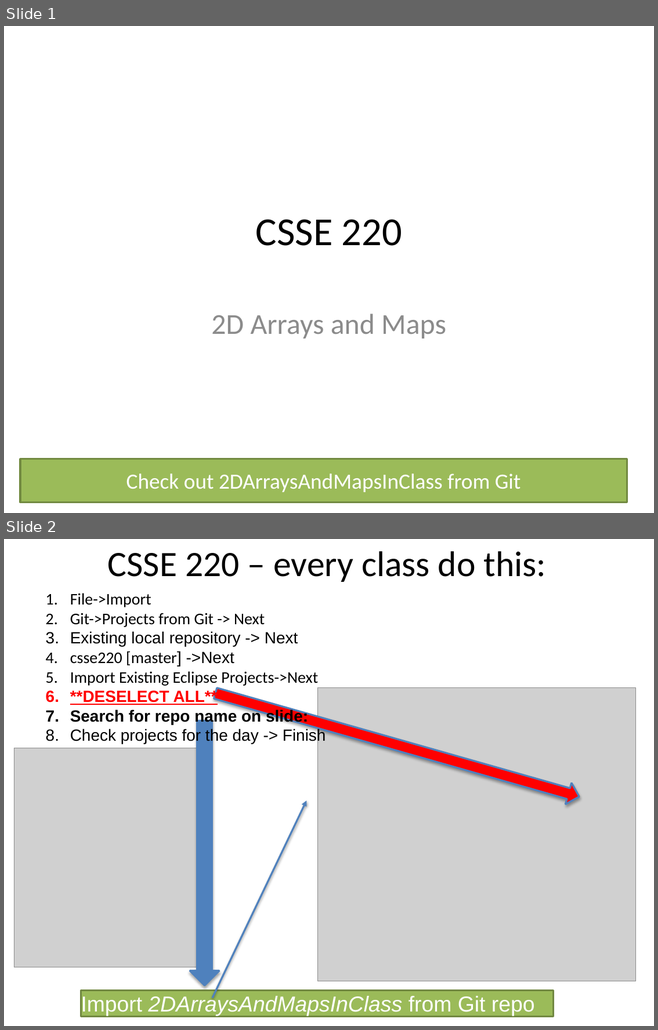
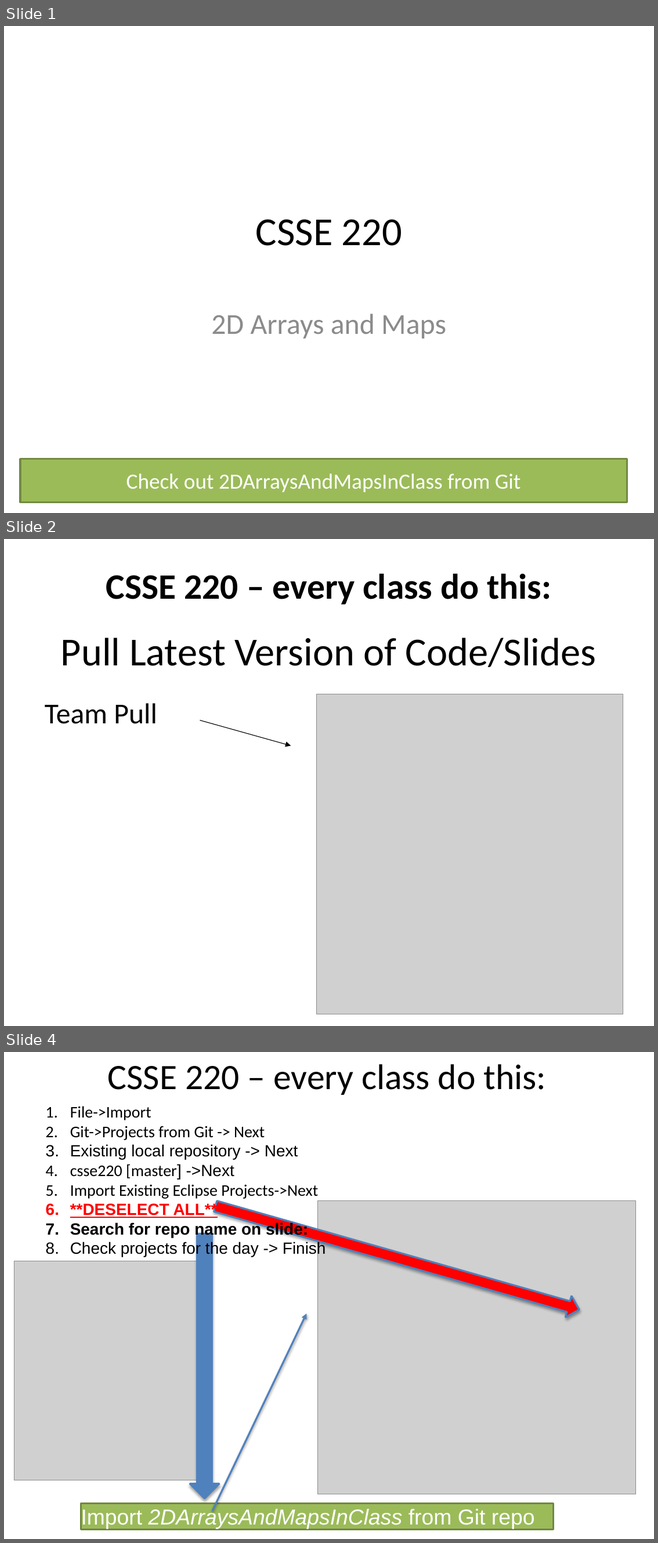
Before and after one commit to RHIT-CSSE/csse220, a slide deck: ClassMaterials/2DArraysAndMaps/Slides/2D Arrays and Maps.pptx. Shown one above the other, each under a label of ours: slides 1 and 2 before the commit, slides 1, 2 and 4 after it; the slides between them are not shown. The pictures are 658x1030 and 658x1543 pixels, drawn with LibreOffice and Linux fonts; fonts in the diff are those of the drawing; grey boxes stand for pictures. Boxes give left, top, right and bottom in pixels: in the first picture for what was removed or moved away, otherwise in the second. Text is boxed around its words. In the diff, an @@ line names an element or a change of style, - is before the commit and + after.

```diff
--- a/ClassMaterials/2DArraysAndMaps/Slides/2D Arrays and Maps.pptx
+++ b/ClassMaterials/2DArraysAndMaps/Slides/2D Arrays and Maps.pptx
@@ slide 2 added at (4, 539, 654, 1026), background #FFFFFF @@
@@ title added at (106, 573, 551, 605), 39.6 pt, text #000000, bold @@
+CSSE 220 – every class do this:
@@ text added at (61, 638, 596, 667), 44 pt, text #000000 @@
+Pull Latest Version of Code/Slides
@@ picture added at (317, 694, 623, 1015) @@
@@ text added at (45, 703, 157, 724), 32 pt, text #000000 @@
+Team Pull
@@ arrow added from (199, 720) to (291, 745), #000000 0.75 pt @@
@@ what was slide 2 is now slide 4 @@
```
Also in this commit, not shown: 6 slides changed, 9 other slides added, 1 slide removed.
